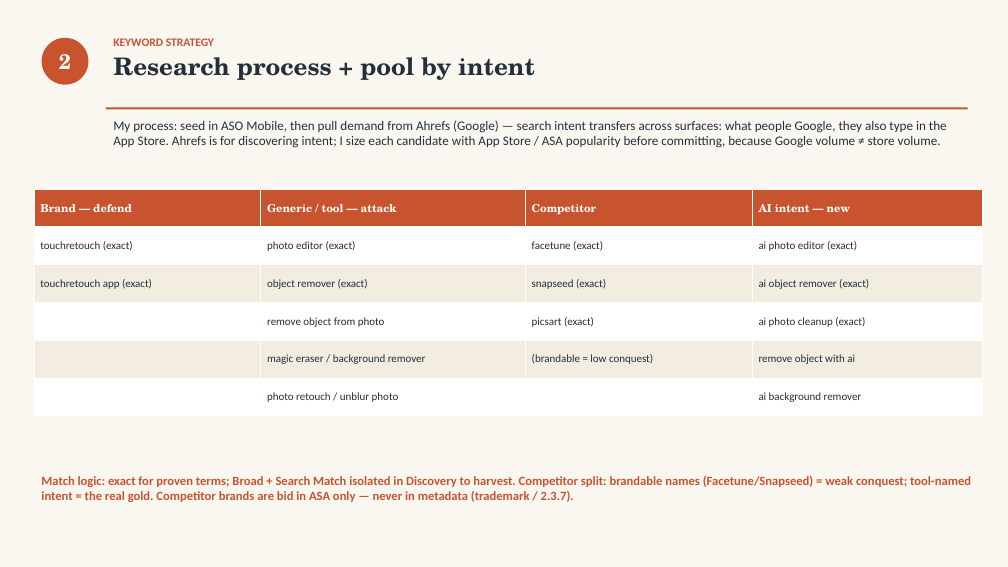
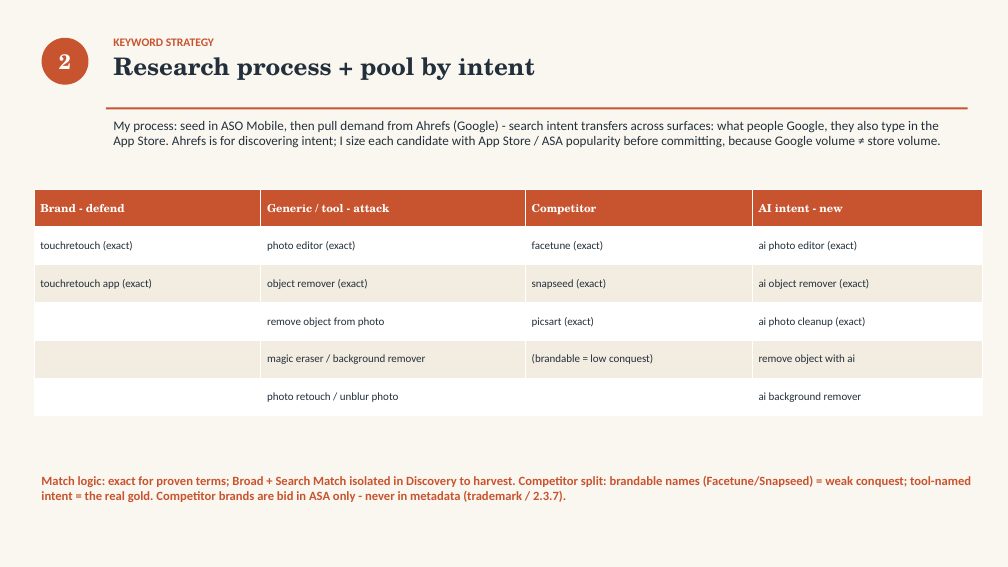
Before and after one commit to Xtrd-txt/asotraff, a slide deck: slide 4 of outputs/touchretouch-testtask/v2/TouchRetouch_Deck.pptx. Drawn at 1008x567 pixels with LibreOffice and Linux fonts; fonts in the diff are those of the drawing. Boxes give left, top, right and bottom in pixels: in the first picture for what was removed or moved away, otherwise in the second. Text is boxed around its words. In the diff, an @@ line names an element or a change of style, - is before the commit and + after.

```diff
--- a/outputs/touchretouch-testtask/v2/TouchRetouch_Deck.pptx
+++ b/outputs/touchretouch-testtask/v2/TouchRetouch_Deck.pptx
@@ text at (113, 120, 941, 148): text changed @@
-My process: seed in ASO Mobile, then pull demand from Ahrefs (Google) — search intent transfers across surfaces: what people Google, they also type in the App Store. Ahrefs is for discovering intent; I size each candidate with App Store / ASA popularity before committing, because Google volume ≠ store volume.
+My process: seed in ASO Mobile, then pull demand from Ahrefs (Google) - search intent transfers across surfaces: what people Google, they also type in the App Store. Ahrefs is for discovering intent; I size each candidate with App Store / ASA popularity before committing, because Google volume ≠ store volume.
@@ table at (34, 189, 983, 416) @@
-row 1: Brand — defend | Generic / tool — attack | Competitor | AI intent — new
+row 1: Brand - defend | Generic / tool - attack | Competitor | AI intent - new
@@ text at (41, 476, 971, 502): text changed @@
-Match logic: exact for proven terms; Broad + Search Match isolated in Discovery to harvest. Competitor split: brandable names (Facetune/Snapseed) = weak conquest; tool-named intent = the real gold. Competitor brands are bid in ASA only — never in metadata (trademark / 2.3.7).
+Match logic: exact for proven terms; Broad + Search Match isolated in Discovery to harvest. Competitor split: brandable names (Facetune/Snapseed) = weak conquest; tool-named intent = the real gold. Competitor brands are bid in ASA only - never in metadata (trademark / 2.3.7).
```
Also in this commit, not shown: 11 other slides changed, 3 other files.
